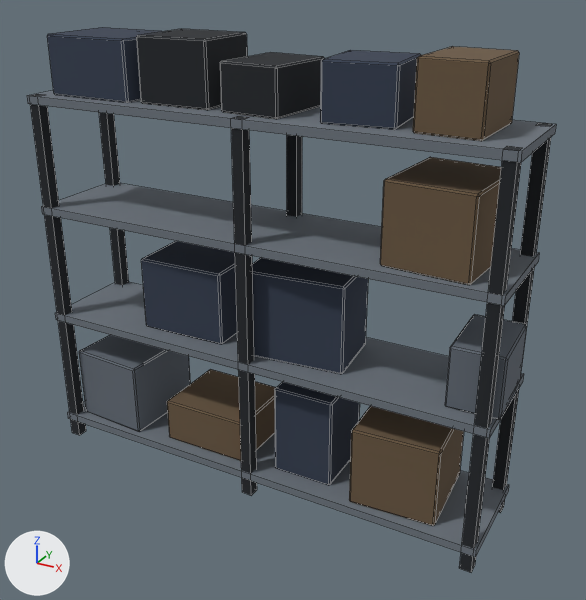
An edit to the FBX model Assets/_Project/Art/Environment/LabKit/Meshes/Shelf_Storage.fbx, drawn before and after from the same camera.
Before and after are seen from a camera (50 mm lens) standing at (2.33, -3.96, 3.24) and looking at (0.15, 0.0, 1.26). Lighting does not change. The marker at lower left points along +X, +Y and +Z. The first picture is the older version. Mesh edges are drawn as thin lines.

Names of what the first picture shows: 'Shelf_Storage'.
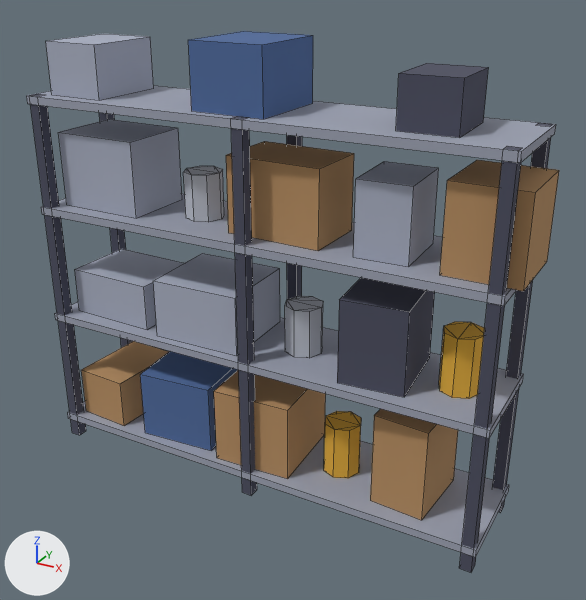
Location of each change, [x1, y1, x2, y2] in pixels of the pictures (586 x 600 px):
'Shelf_Storage', recoloured, reshaped (lighter): before [27, 27, 556, 572]; after [27, 31, 559, 572]
part 1 of me_shelf_storage, added (orange): after [324, 411, 361, 478]
part 2 of me_shelf_storage, added: after [75, 249, 184, 330]
part 3 of me_shelf_storage, added: after [153, 253, 280, 355]
part 4 of me_shelf_storage, added: after [285, 296, 323, 358]
part 5 of me_shelf_storage, added (orange): after [439, 322, 484, 399]
part 6 of me_shelf_storage, added: after [59, 119, 182, 218]
part 7 of me_shelf_storage, added (orange): after [226, 141, 354, 251]
part 8 of me_shelf_storage, added: after [184, 166, 224, 222]
part 9 of me_shelf_storage, added: after [353, 161, 439, 267]
part 10 of me_shelf_storage, added (orange): after [440, 160, 559, 291]
part 11 of me_shelf_storage, added: after [46, 33, 154, 100]
part 12 of me_shelf_storage, added (blue): after [188, 31, 313, 119]
part 13 of me_shelf_storage, added: after [396, 63, 489, 137]
part 14 of me_shelf_storage, rebuilt: before [79, 335, 190, 431]; after [81, 341, 169, 426]
part 15 of me_shelf_storage, rebuilt: before [349, 406, 464, 526]; after [370, 409, 458, 520]
part 16 of me_shelf_storage, deleted: before [47, 27, 527, 485]
part 17 of me_shelf_storage, added: after [140, 278, 435, 479]

Edits to the bpy script that builds the scene:
```text
Change mat_lab_metaldark:
    mat_lab_metaldark.base_color: (0.0137, 0.0168, 0.0212) -> (0.0723, 0.0762, 0.117)  # black #1f2328 -> greyish blue #4c4e60
Change mat_lab_metal:
    mat_lab_metal.base_color: (0.156, 0.181, 0.212) -> (0.337, 0.361, 0.445)  # grey #6e767f -> grey #9da2b2
Change mat_lab_walllight:
    mat_lab_walllight.base_color: (0.127, 0.15, 0.181) -> (0.397, 0.429, 0.533)  # grey #646c76 -> light grey #a9afc1
Change mat_lab_cardboard:
    mat_lab_cardboard.base_color: (0.144, 0.0953, 0.0529) -> (0.479, 0.275, 0.122)  # brown #6a5741 -> orange #b88f62
Change mat_lab_fabricblue:
    mat_lab_fabricblue.base_color: (0.0343, 0.0482, 0.0802) -> (0.0762, 0.144, 0.332)  # dark blue #343e50 -> blue #4e6a9c
Change me_shelf_storage:
    remove me_shelf_storage.from_pydata(...)  # 392 vertices, 398 faces; spans x -1.5..1.52, y -0.34..0.34, z 0.0..2.78
    add me_shelf_storage.from_pydata(...)  # 256 vertices, 224 faces; spans x -1.5..1.57, y -0.34..0.34, z 0.0..2.78
    me_shelf_storage part 1: a new loose piece, an 8-sided cylinder along z spanning x 0.39..0.63, y -0.12..0.12, z 0.17..0.52, in mat_lab_hazard (orange #e9b23c)
    me_shelf_storage part 2: the loose piece of 8 vertices spanning x -1.49..-1.42, y -0.34..-0.27, z 0.0..2.4 is copied, and the copy is scaled about its middle by (8.53, 6.67, 0.125), then moved by (0.37, 0.3, -0.1), in mat_lab_walllight (light grey #a9afc1); it spans x -1.39..-0.78, y -0.24..0.24, z 0.95..1.25
    me_shelf_storage part 3: the loose piece of 8 vertices spanning x -1.5..1.5, y -0.34..0.34, z 0.9..0.95 is copied, and the copy is scaled about its middle by (-0.198, -0.81, -7.6), then moved by (-0.39, 0.0, 0.22), in mat_lab_walllight (light grey #a9afc1); it spans x -0.69..-0.09, y -0.28..0.28, z 0.95..1.33
    me_shelf_storage part 4: a new loose piece, an 8-sided cylinder along z spanning x 0.11..0.35, y -0.12..0.12, z 0.95..1.26, in mat_lab_steel (light grey #c2c6d0)
    me_shelf_storage part 5: a new loose piece, an 8-sided cylinder along z spanning x 1.1..1.34, y -0.12..0.12, z 0.95..1.31, in mat_lab_hazard (orange #e9b23c)
    me_shelf_storage part 6: the loose piece of 8 vertices spanning x -1.49..-1.42, y -0.34..-0.27, z 0.0..2.4 is copied, and the copy is scaled about its middle by (8.17, 6.68, 0.196), then moved by (0.36, 0.3, 0.74), in mat_lab_walllight (light grey #a9afc1); it spans x -1.38..-0.8, y -0.24..0.24, z 1.7..2.17
    me_shelf_storage part 7: the loose piece of 8 vertices spanning x -1.5..1.5, y -0.34..0.34, z 1.65..1.7 is copied, and the copy is scaled about its middle by (-0.2, 0.596, 9.18), then moved by (0.14, 0.0, 0.25), in mat_lab_cardboard (orange #b88f62); it spans x -0.17..0.44, y -0.21..0.21, z 1.7..2.16
    me_shelf_storage part 8: a new loose piece, an 8-sided cylinder along z spanning x -0.58..-0.34, y -0.12..0.12, z 1.7..1.99, in mat_lab_steel (light grey #c2c6d0)
    me_shelf_storage part 9: the loose piece of 8 vertices spanning x -1.5..1.5, y -0.34..0.34, z 1.65..1.7 is copied, and the copy is scaled about its middle by (-0.104, -0.603, -8.66), then moved by (0.79, 0.0, 0.24), in mat_lab_walllight (light grey #a9afc1); it spans x 0.63..0.95, y -0.21..0.21, z 1.7..2.13
    me_shelf_storage part 10: the loose piece of 8 vertices spanning x 1.42..1.49, y -0.34..-0.27, z 0.0..2.4 is copied, and the copy is scaled about its middle by (6.11, 6.66, 0.206), then moved by (-0.1, 0.3, 0.75), in mat_lab_cardboard (orange #b88f62); it spans x 1.13..1.57, y -0.24..0.24, z 1.7..2.19
    me_shelf_storage part 11: the loose piece of 8 vertices spanning x -1.49..-1.42, y -0.34..-0.27, z 0.0..2.4 is copied, and the copy is scaled about its middle by (5.46, 7.18, 0.131), then moved by (0.26, 0.3, 1.36), in mat_lab_walllight (light grey #a9afc1); it spans x -1.39..-0.99, y -0.26..0.26, z 2.4..2.71
    me_shelf_storage part 12: the loose piece of 8 vertices spanning x -1.5..1.5, y -0.34..0.34, z 2.35..2.4 is copied, and the copy is scaled about its middle by (-0.155, -0.791, -7.52), then moved by (-0.1, 0.0, 0.21), in mat_lab_fabricblue (blue #4e6a9c); it spans x -0.34..0.14, y -0.27..0.27, z 2.4..2.78
    me_shelf_storage part 13: the loose piece of 8 vertices spanning x -1.5..1.5, y -0.34..0.34, z 2.35..2.4 is copied, and the copy is scaled about its middle by (-0.108, -0.596, -5.53), then moved by (1.0, 0.0, 0.16), in mat_lab_metaldark (greyish blue #4c4e60); it spans x 0.84..1.17, y -0.21..0.21, z 2.4..2.68
    me_shelf_storage part 14: the loose piece of 24 vertices spanning x -1.4..-0.85, y -0.3..0.3, z 0.17..0.66 is rebuilt with 8 vertices and now spans x -1.4..-0.99, y -0.29..0.29, z 0.17..0.5, in mat_lab_cardboard (orange #b88f62)
    me_shelf_storage part 15: the loose piece of 24 vertices spanning x 0.67..1.23, y -0.3..0.3, z 0.17..0.68 is rebuilt with 8 vertices and now spans x 0.81..1.18, y -0.25..0.25, z 0.17..0.77
    me_shelf_storage part 16: 11 loose pieces with 264 vertices, spanning x -1.38..1.52, y -0.3..0.3, z 0.17..2.78, are deleted
    me_shelf_storage part 17: 24 vertices added at x -0.89..0.99, y -0.3..0.3, z 0.17..1.47
    add me_shelf_storage.materials.append(mat_lab_hazard)  # orange #e9b23c
    add me_shelf_storage.materials.append(mat_lab_steel)  # light grey #c2c6d0
```
